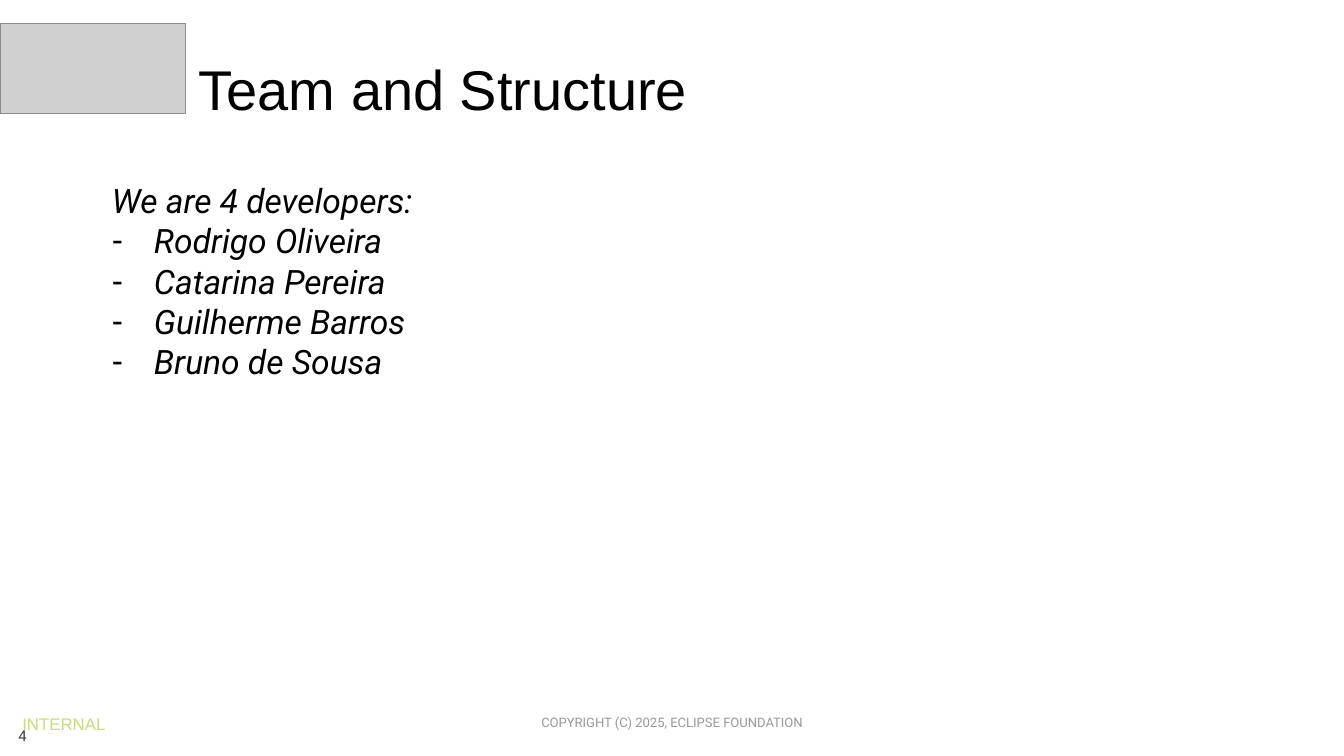
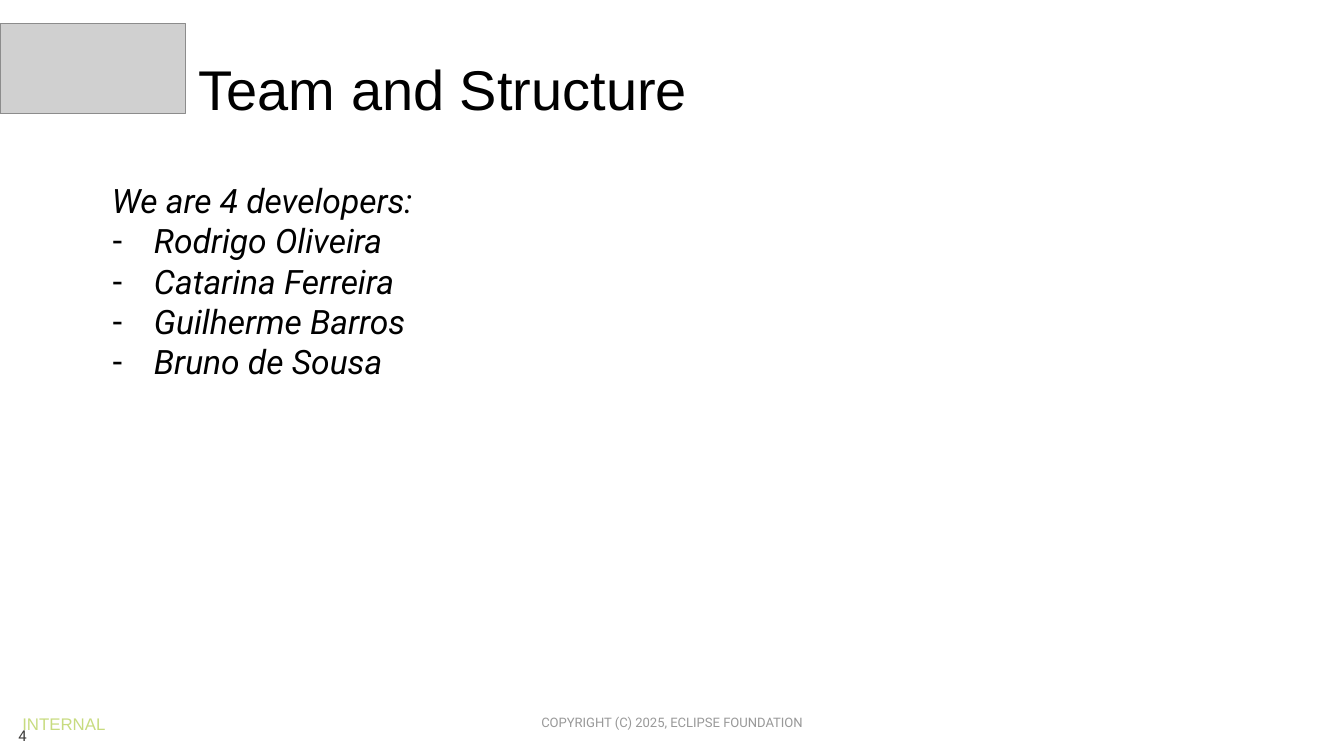
Before and after one commit to Eclipse-SDV-Hackathon-Chapter-Three/TheBigRanch, a slide deck: slide 4 of SDV Hackathon 2025 - Pitching Slides Template.pptx. Drawn at 1344x756 pixels with LibreOffice and Linux fonts; fonts in the diff are those of the drawing; grey boxes stand for pictures; background and template pictures are left out. Boxes give left, top, right and bottom in pixels: in the first picture for what was removed or moved away, otherwise in the second. Text is boxed around its words. In the diff, an @@ line names an element or a change of style, - is before the commit and + after.

```diff
--- a/SDV Hackathon 2025 - Pitching Slides Template.pptx
+++ b/SDV Hackathon 2025 - Pitching Slides Template.pptx
@@ text at (x1=154, y1=269, x2=394, y2=295): text changed @@
-– Catarina Pereira
+– Catarina Ferreira
```
Also in this commit, not shown: 1 other slide changed, 3 slides added, 3 slides removed.
